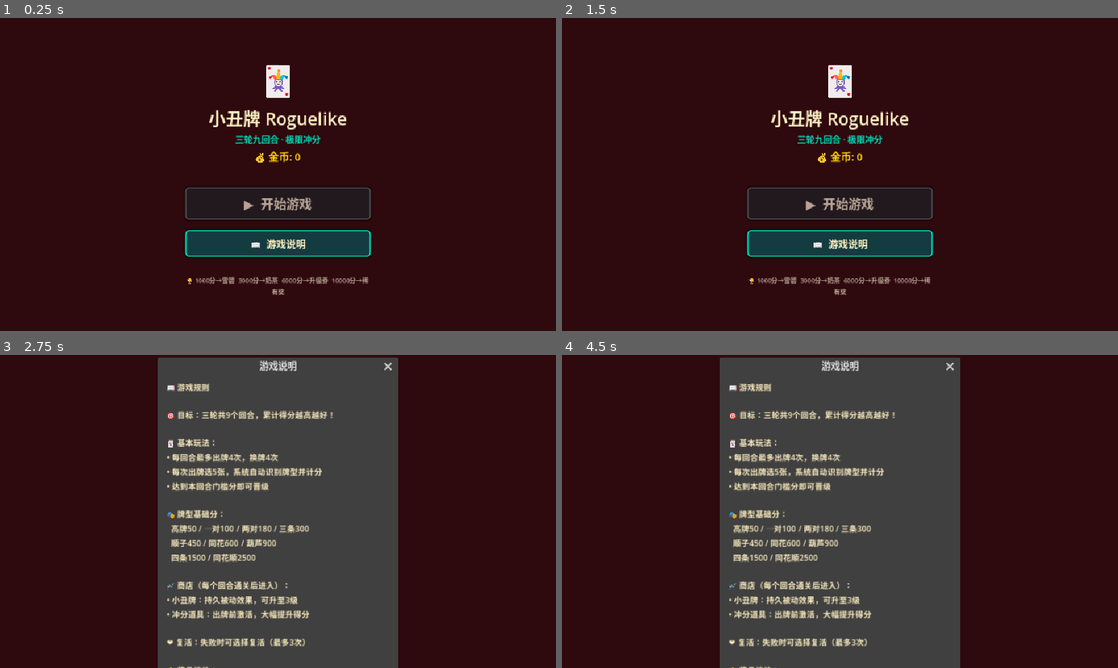
Above: before the commit, frames 1-4 (two rows, left to right).
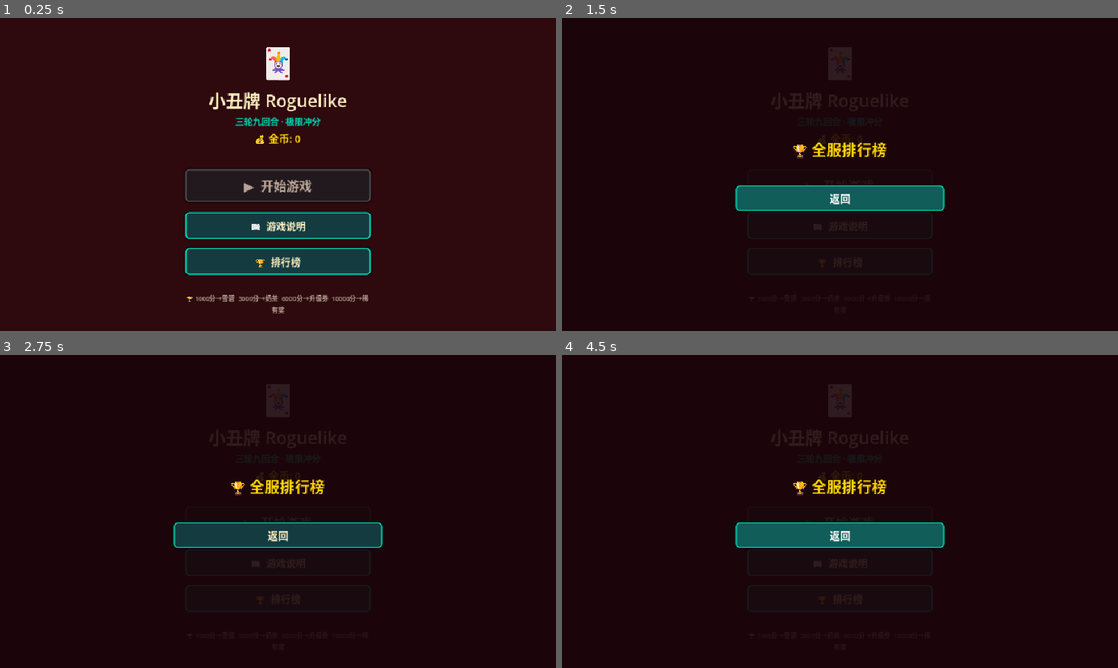
Above: after the commit, the same moments.

Repository: Lwin993/my-poker-roguelike
Game: Godot game, scene res://scenes/Main.tscn
Two runs of this game, one before a commit and one after it. Both use one fixed random seed, a clock stepped at 60 frames per second and the inputs below.
Inputs (mouse positions are in pixels of both pictures, inside the frame that each line leads up to):
- Up to frame 1 (0.25 s): no input
- Up to frame 2 (1.5 s): click (840, 262) at 0.5 s, where only the run after the commit has a clickable "🏆 排行榜"; click (840, 199) at 1.25 s, where only the run after the commit has a clickable "返回"
- Up to frame 3 (2.75 s): click "📖 游戏说明" at 2 s
- Up to frame 4 (4.5 s): click "📖 游戏说明" at 2.75 s; click (840, 599) at 3.5 s, where only the run after the commit has a clickable "🏆 排行榜"; click (840, 536) at 4.25 s, where only the run after the commit has a clickable "返回"

The runs differ from the first frame. In frame 1, 9.7% of the frame differs, in the area x 33-67%, y 9-95%; in frame 2, 8.7%; in frame 3, 43%; in frame 4, 43%, in the area x 28-72%, y 0-100%.
Error after the commit: Invalid call. Nonexistent function 'get_children' in base 'Nil'. (res://scripts/ui/RankUI.gd:17)

Commit message:
feat: add leaderboard UI with rank button on main menu
- GameAPI: add get_global_rank() + rank_loaded signal
- RankUI.gd: new script for rank panel with medal icons for top 3
- Main.tscn: add RankButton + RankPanel with BG/Center/VBox/RankList/CloseButton
- MainUI.gd: wire RankButton, set_script on RankPanel, show/hide logic
- GET /api/rank/global returns [{user_id, score, rank}] entries

Diff:
--- a/frontend/scenes/Main.tscn
+++ b/frontend/scenes/Main.tscn
@@ -80,6 +80,16 @@
 text = "📖  游戏说明"
 theme_override_font_sizes/font_size = 17
 
+[node name="Spacer2b" type="Control" parent="MainMenu/Center/VBox"]
+layout_mode = 2
+custom_minimum_size = Vector2(0, 8)
+
+[node name="RankButton" type="Button" parent="MainMenu/Center/VBox"]
+layout_mode = 2
+custom_minimum_size = Vector2(320, 46)
+text = "🏆  排行榜"
+theme_override_font_sizes/font_size = 17
+
 [node name="Spacer3" type="Control" parent="MainMenu/Center/VBox"]
 layout_mode = 2
 custom_minimum_size = Vector2(0, 24)
@@ -112,6 +122,56 @@
 anchor_right = 1.0
 anchor_bottom = 1.0
 visible = false
+
+[node name="RankPanel" type="Control" parent="."]
+layout_mode = 1
+anchors_preset = 15
+anchor_right = 1.0
+anchor_bottom = 1.0
+visible = false
+
+[node name="BG" type="ColorRect" parent="RankPanel"]
+layout_mode = 1
+anchors_preset = 15
+anchor_right = 1.0
+anchor_bottom = 1.0
+color = Color(0.1, 0.02, 0.04, 0.9)
+
+[node name="Center" type="CenterContainer" parent="RankPanel"]
+layout_mode = 1
+anchors_preset = 15
+anchor_right = 1.0
+anchor_bottom = 1.0
+
+[node name="VBox" type="VBoxContainer" parent="RankPanel/Center"]
+layout_mode = 2
+custom_minimum_size = Vector2(360, 0)
+alignment = 1
+
+[node name="Title" type="Label" parent="RankPanel/Center/VBox"]
+layout_mode = 2
+text = "🏆 全服排行榜"
+horizontal_alignment = 1
+theme_override_font_sizes/font_size = 26
+theme_override_colors/font_color = Color(1.0, 0.84, 0.0, 1)
+
+[node name="Spacer" type="Control" parent="RankPanel/Center/VBox"]
+layout_mode = 2
+custom_minimum_size = Vector2(0, 12)
+
+[node name="RankList" type="VBoxContainer" parent="RankPanel/Center/VBox"]
+layout_mode = 2
+custom_minimum_size = Vector2(340, 0)
+
+[node name="Spacer2" type="Control" parent="RankPanel/Center/VBox"]
+layout_mode = 2
+custom_minimum_size = Vector2(0, 16)
+
+[node name="CloseButton" type="Button" parent="RankPanel/Center/VBox"]
+layout_mode = 2
+custom_minimum_size = Vector2(200, 44)
+text = "返回"
+theme_override_font_sizes/font_size = 18
 
 [node name="RulesDialog" type="AcceptDialog" parent="."]
 title = "游戏说明"
--- a/frontend/scripts/net/GameAPI.gd
+++ b/frontend/scripts/net/GameAPI.gd
@@ -14,6 +14,7 @@
 signal revive_prepared(data: Dictionary)
 signal revive_completed(data: Dictionary)
 signal wallet_balance_loaded(balance: int)
+signal rank_loaded(entries: Array)
 signal api_error(path: String, code: int, msg: String)
 
 # ── HTTP Request Helpers ──
@@ -177,3 +178,19 @@
 			# On failure, emit current value so UI still shows something
 			wallet_balance_loaded.emit(gold_coins)
 	)
+
+# ════════════════════════════════════════════════════════════════
+# API: get_global_rank → GET /api/rank/global
+# ════════════════════════════════════════════════════════════════
+func get_global_rank(page: int = 1, size: int = 20) -> void:
+	var url = "/api/rank/global?page=%d&size=%d" % [page, size]
+	_http_get(url, func(response: Dictionary):
+		if response.get("code", -1) == 0:
+			var entries = response.get("data", [])
+			if entries is Array:
+				rank_loaded.emit(entries)
+			else:
+				rank_loaded.emit([])
+		else:
+			rank_loaded.emit([])
+	)
--- a/frontend/scripts/ui/MainUI.gd
+++ b/frontend/scripts/ui/MainUI.gd
@@ -5,6 +5,7 @@
 @onready var game_board   = $GameBoard
 @onready var shop_node    = $Shop
 @onready var result_screen = $ResultScreen
+@onready var rank_panel   = $RankPanel
 @onready var rules_dialog  = $RulesDialog
 @onready var gold_coins_label = $MainMenu/Center/VBox/GoldCoinsLabel
 
@@ -20,6 +21,12 @@
 	# 连接主菜单按钮
 	$MainMenu/Center/VBox/StartButton.pressed.connect(_on_start_pressed)
 	$MainMenu/Center/VBox/RulesButton.pressed.connect(_on_rules_pressed)
+	$MainMenu/Center/VBox/RankButton.pressed.connect(_on_rank_pressed)
+
+	# 挂载 RankUI 脚本到 RankPanel
+	var rank_script = load("res://scripts/ui/RankUI.gd")
+	if rank_script and rank_panel:
+		rank_panel.set_script(rank_script)
 
 	# 预加载子场景
 	_load_sub_scenes()
@@ -78,6 +85,11 @@
 func _on_rules_pressed():
 	rules_dialog.popup_centered()
 
+func _on_rank_pressed():
+	rank_panel.visible = true
+	if rank_panel.has_method("show_rank"):
+		rank_panel.show_rank()
+
 func _on_phase_changed(new_phase: int):
 	match new_phase:
 		RoundManager.Phase.PLAYING, RoundManager.Phase.ROUND_START:
--- /dev/null
+++ b/frontend/scripts/ui/RankUI.gd
@@ -0,0 +1,95 @@
+# RankUI.gd - 排行榜面板
+extends Control
+
+@onready var rank_list = $Center/VBox/RankList
+@onready var close_button = $Center/VBox/CloseButton
+@onready var title_label = $Center/VBox/Title
+
+func _ready():
+	close_button.pressed.connect(_on_close)
+	GameAPI.rank_loaded.connect(_on_rank_loaded)
+	_style_button(close_button, GameTheme.COLOR_BLUE_CHIP)
+
+func show_rank():
+	# 请求排行榜数据
+	GameAPI.get_global_rank()
+	# 清空旧列表
+	for child in rank_list.get_children():
+		child.queue_free()
+	# 显示加载提示
+	var loading = Label.new()
+	loading.text = "加载中..."
+	loading.horizontal_alignment = HORIZONTAL_ALIGNMENT_CENTER
+	loading.add_theme_color_override("font_color", Color(0.6, 0.6, 0.6, 1))
+	rank_list.add_child(loading)
+
+func _on_rank_loaded(entries: Array):
+	# 清空旧列表
+	for child in rank_list.get_children():
+		child.queue_free()
+
+	if entries.is_empty():
+		var empty = Label.new()
+		empty.text = "暂无排行数据"
+		empty.horizontal_alignment = HORIZONTAL_ALIGNMENT_CENTER
+		empty.add_theme_color_override("font_color", Color(0.6, 0.6, 0.6, 1))
+		rank_list.add_child(empty)
+		return
+
+	for entry in entries:
+		var rank_num = int(entry.get("rank", 0))
+		var user_id = str(entry.get("user_id", "---"))
+		var score = int(entry.get("score", 0))
+
+		var row = HBoxContainer.new()
+		row.add_theme_constant_override("separation", 12)
+
+		# 排名
+		var rank_lbl = Label.new()
+		rank_lbl.custom_minimum_size = Vector2(48, 0)
+		rank_lbl.horizontal_alignment = HORIZONTAL_ALIGNMENT_CENTER
+		rank_lbl.add_theme_font_size_override("font_size", 18)
+		match rank_num:
+			1:
+				rank_lbl.text = "🥇"
+				rank_lbl.add_theme_color_override("font_color", Color(1.0, 0.84, 0.0, 1))
+			2:
+				rank_lbl.text = "🥈"
+				rank_lbl.add_theme_color_override("font_color", Color(0.75, 0.75, 0.75, 1))
+			3:
+				rank_lbl.text = "🥉"
+				rank_lbl.add_theme_color_override("font_color", Color(0.8, 0.5, 0.2, 1))
+			_:
+				rank_lbl.text = "#%d" % rank_num
+				rank_lbl.add_theme_color_override("font_color", Color(0.6, 0.6, 0.6, 1))
+
+		# 用户名
+		var name_lbl = Label.new()
+		name_lbl.custom_minimum_size = Vector2(140, 0)
+		name_lbl.text = user_id
+		name_lbl.add_theme_font_size_override("font_size", 15)
+		name_lbl.add_theme_color_override("font_color", GameTheme.COLOR_TEXT_MAIN)
+
+		# 分数
+		var score_lbl = Label.new()
+		score_lbl.custom_minimum_size = Vector2(100, 0)
+		score_lbl.horizontal_alignment = HORIZONTAL_ALIGNMENT_RIGHT
+		score_lbl.text = "%d" % score
+		score_lbl.add_theme_font_size_override("font_size", 15)
+		score_lbl.add_theme_color_override("font_color", GameTheme.COLOR_ACCENT)
+
+		row.add_child(rank_lbl)
+		row.add_child(name_lbl)
+		row.add_child(score_lbl)
+		rank_list.add_child(row)
+
+func _on_close():
+	visible = false
+
+func _style_button(btn: Button, color: Color):
+	var s = GameTheme.get_button_style(color)
+	var h = GameTheme.get_button_hover_style(color)
+	btn.add_theme_stylebox_override("normal", s)
+	btn.add_theme_stylebox_override("hover", h)
+	btn.add_theme_color_override("font_color", GameTheme.COLOR_TEXT_MAIN)
+	btn.add_theme_color_override("font_hover_color", Color.WHITE)
